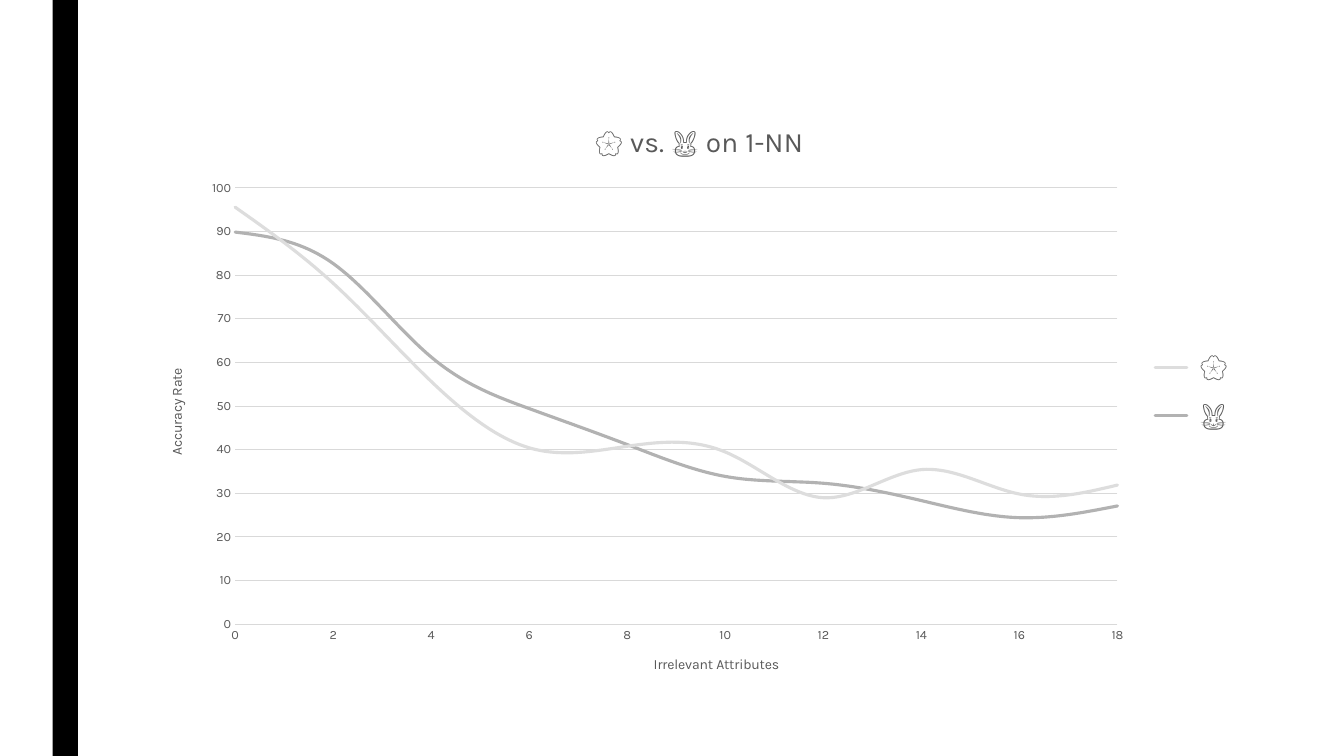
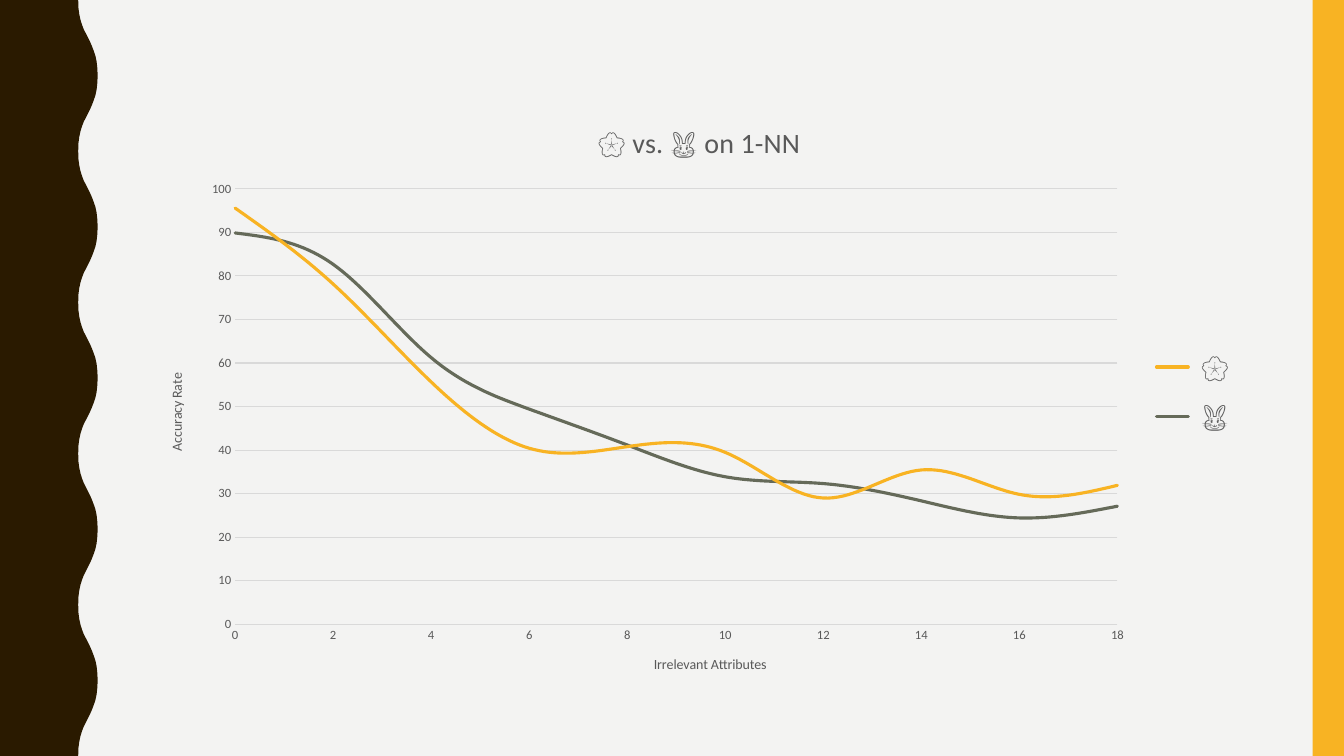
Before and after one commit to gururaj-shriram/ece548-machine-learning, a slide deck: slide 23 of proj1/presentation/pres.pptx. Drawn at 1344x756 pixels with LibreOffice and Linux fonts; fonts in the diff are those of the drawing. Boxes give left, top, right and bottom in pixels: in the first picture for what was removed or moved away, otherwise in the second. Text is boxed around its words. In the diff, an @@ line names an element or a change of style, - is before the commit and + after.

Commit message:
Updated presentation
Changed theme to make graphs more visible; rearranged text/graphs to reflect changes

```diff
--- a/proj1/presentation/pres.pptx
+++ b/proj1/presentation/pres.pptx
@@ background #FFFFFF to #F3F3F2 @@
@@ freeform shape added at [0, 0, 98, 756], fill #2A1A00 @@
@@ rectangle removed at [52, 0, 78, 756] @@
@@ rectangle added at [1313, 0, 1344, 756], fill #F8B323 @@
@@ scatter smooth chart at [146, 101, 1245, 698] @@
@@ colour of  🌸 #DDDDDD to #F8B323 @@
@@ colour of  🐰 #B2B2B2 to #656A59 @@
@@ legend changed @@
@@ category axis changed @@
@@ value axis changed @@
@@ lettering changed @@
```
Also in this commit, not shown: 30 other slides changed.
